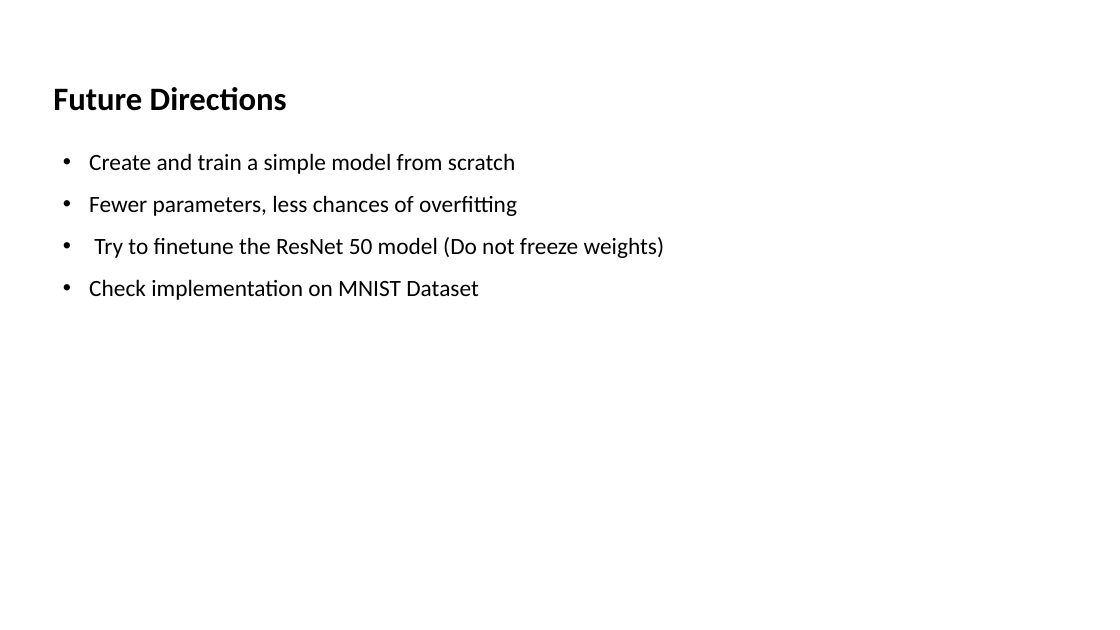
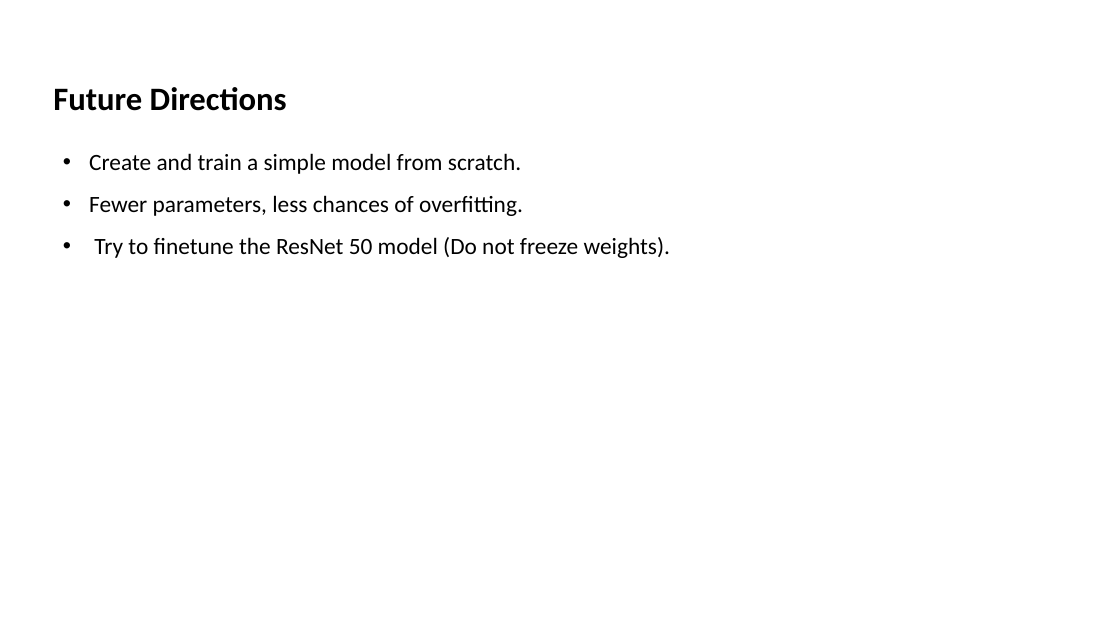
Before and after one commit to saadmunir94-ce/ArcFace-Implementation, a slide deck: slide 21 of ArcFace Saad.pptx. Drawn at 1120x630 pixels with LibreOffice and Linux fonts; fonts in the diff are those of the drawing. Boxes give left, top, right and bottom in pixels: in the first picture for what was removed or moved away, otherwise in the second. Text is boxed around its words. In the diff, an @@ line names an element or a change of style, - is before the commit and + after.

Commit message:
improve grammar in the presentation

```diff
--- a/ArcFace Saad.pptx
+++ b/ArcFace Saad.pptx
@@ text at (89, 153, 670, 258): text changed @@
-• Create and train a simple model from scratch
-• Fewer parameters, less chances of overfitting
-• Try to finetune the ResNet 50 model (Do not freeze weights)
-• Check implementation on MNIST Dataset
+• Create and train a simple model from scratch.
+• Fewer parameters, less chances of overfitting.
+• Try to finetune the ResNet 50 model (Do not freeze weights).
```
Also in this commit, not shown: 10 other slides changed, 1 other file.
